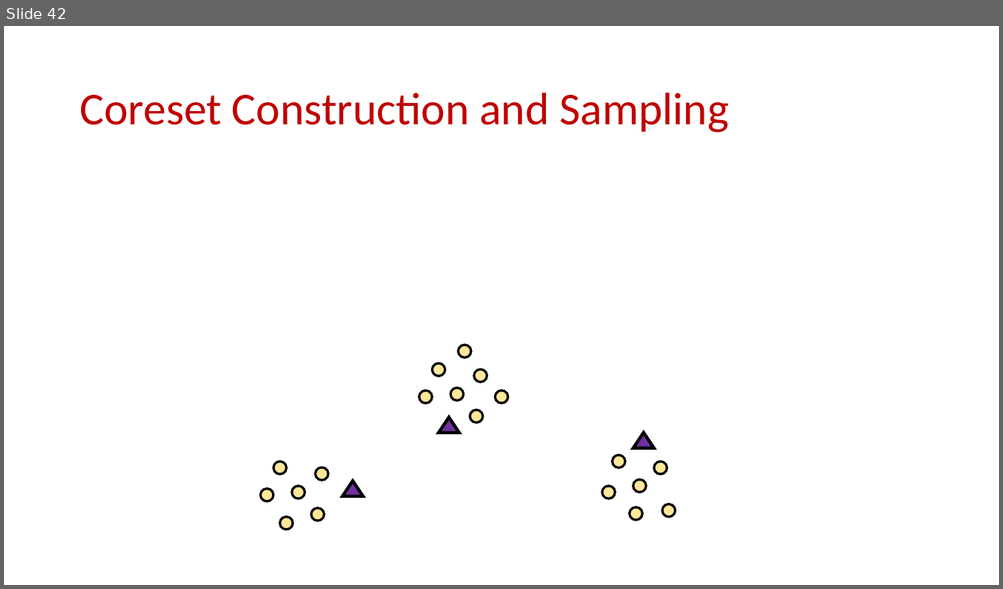
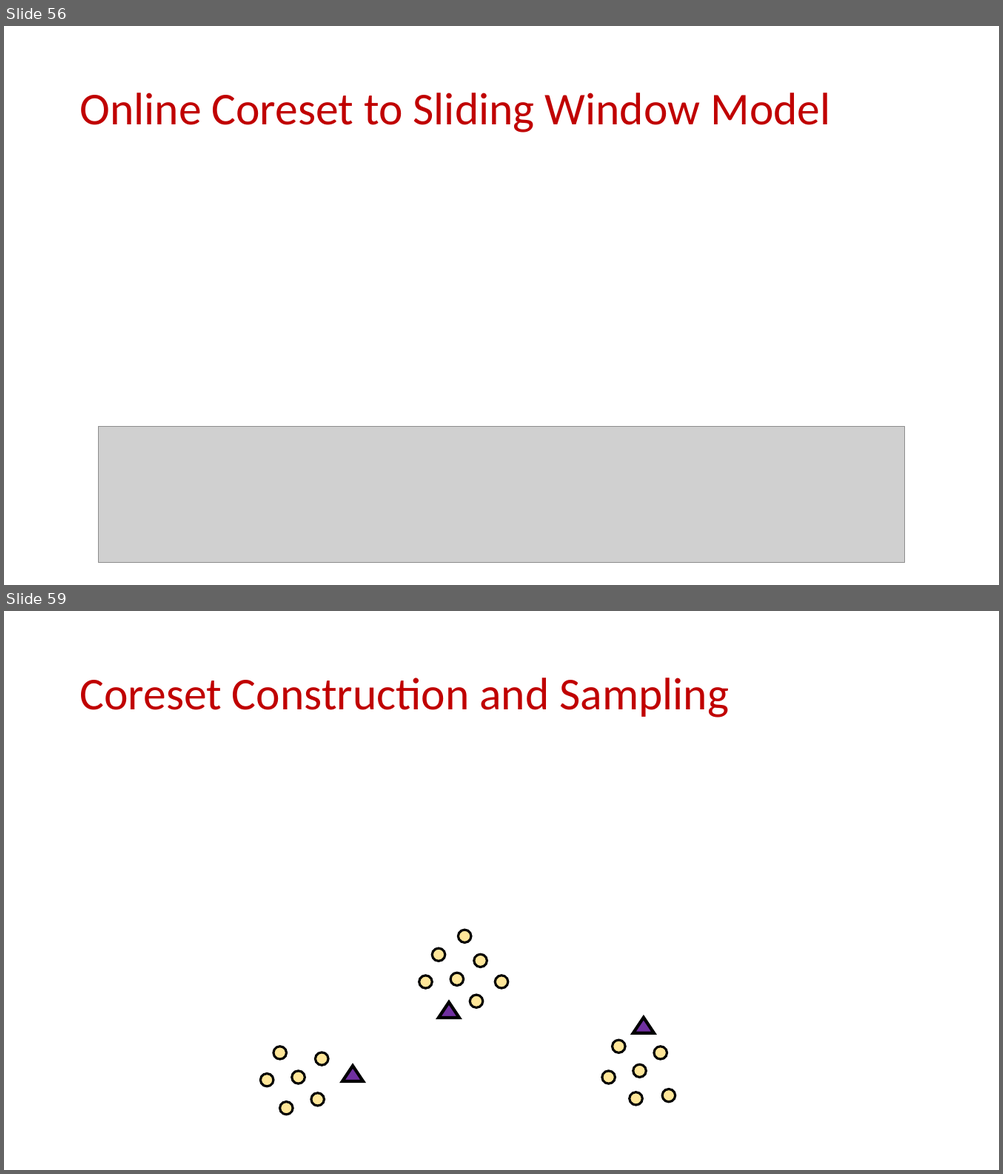
Before and after one commit to samsonzhou/samsonzhou.github.io, a slide deck: other-talks/Near-Optimal k-Clustering in the Sliding Window Model.pptx. Shown one above the other, each under a label of ours: slide 42 before the commit, slides 56 and 59 after it; the slides between them are not shown. The pictures are 1003x589 and 1003x1174 pixels, drawn with LibreOffice and Linux fonts; fonts in the diff are those of the drawing; grey boxes stand for pictures. Boxes give left, top, right and bottom in pixels: in the first picture for what was removed or moved away, otherwise in the second. Text is boxed around its words. In the diff, an @@ line names an element or a change of style, - is before the commit and + after.

```diff
--- a/other-talks/Near-Optimal k-Clustering in the Sliding Window Model.pptx
+++ b/other-talks/Near-Optimal k-Clustering in the Sliding Window Model.pptx
@@ slide 56 added at (x1=4, y1=26, x2=999, y2=585), background #FFFFFF @@
@@ title added at (x1=79, y1=93, x2=830, y2=133), 44 pt, text #C00000 @@
+Online Coreset to Sliding Window Model
@@ picture added at (x1=99, y1=426, x2=905, y2=563) @@
@@ what was slide 42 is now slide 59 @@
```
Also in this commit, not shown: 2 slides changed, 32 other slides added.
